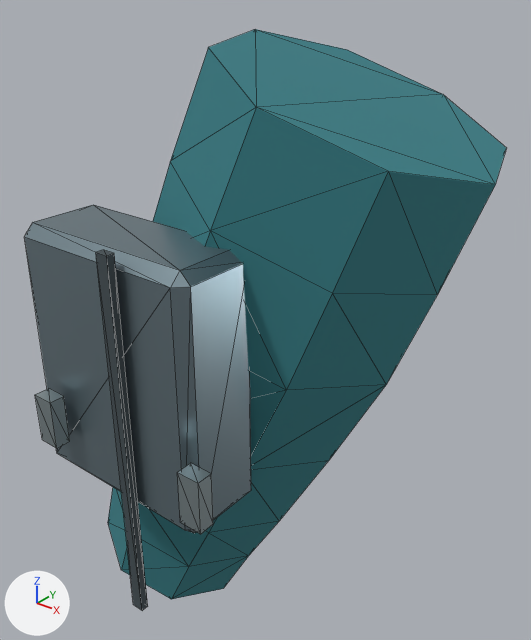
The glTF model Resource/Export/Modules/Outfit_Explorer_Female_Normal_Cuff_R.glb as it was, and as the next commit left it.
Both versions are drawn from a 50 mm lens placed at (-0.206, -0.22, 1.211), pointed at (-0.377, -0.006, 1.079). Lighting does not change. The marker at lower left points along +X, +Y and +Z. The picture after the commit comes second. Mesh edges are drawn as thin lines. Vertices at exactly the same position are counted once.

Objects in the first picture: 'Outfit_Explorer_Female_Normal_Cuff_R'.
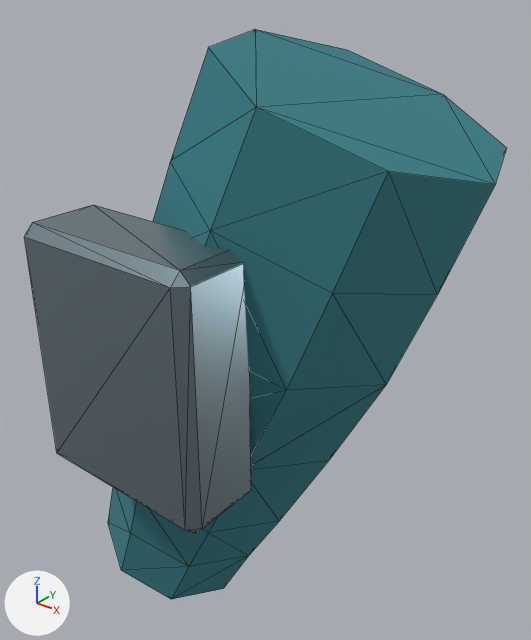
Patch to the scene script:
```diff
--- a/Resource/Export/Modules/Outfit_Explorer_Female_Normal_Cuff_R.glb.py
+++ b/Resource/Export/Modules/Outfit_Explorer_Female_Normal_Cuff_R.glb.py
@@ me_outfit_explorer_female_normal_cuff_r_mesh_001 @@
 # used by ob_outfit_explorer_female_normal_cuff_r; location = (0.0, 0.0, 0.0)
-me_outfit_explorer_female_normal_cuff_r_mesh_001.from_pydata(...)  # 104 vertices, 188 faces; spans x -0.464..-0.289, y -0.091..0.054, z 0.927..1.19
+me_outfit_explorer_female_normal_cuff_r_mesh_001.from_pydata(...)  # 80 vertices, 152 faces; spans x -0.464..-0.289, y -0.082..0.054, z 0.927..1.19
+# me_outfit_explorer_female_normal_cuff_r_mesh_001 part 1: the loose piece of 8 vertices spanning x -0.379..-0.374, y -0.087..-0.084, z 0.985..1.132 is deleted
+# me_outfit_explorer_female_normal_cuff_r_mesh_001 part 2: the loose piece of 8 vertices spanning x -0.418..-0.409, y -0.091..-0.085, z 1.048..1.068 is deleted
+# me_outfit_explorer_female_normal_cuff_r_mesh_001 part 3: the loose piece of 8 vertices spanning x -0.345..-0.336, y -0.091..-0.085, z 1.048..1.068 is deleted
 me_outfit_explorer_female_normal_cuff_r_mesh_001.materials.append(mat_cloth_teal)
 me_outfit_explorer_female_normal_cuff_r_mesh_001.materials.append(mat_steel)
-me_outfit_explorer_female_normal_cuff_r_mesh_001.materials.append(mat_fabric_seam)  # greyish blue #424d52
-me_outfit_explorer_female_normal_cuff_r_mesh_001.materials.append(mat_fastener_titanium)  # grey #a8b6ba
```

Location of each change, [x1, y1, x2, y2] in pixels of the pictures (531 x 640 px):
'Outfit_Explorer_Female_Normal_Cuff_R', reshaped
    before: [24, 29, 506, 611]
    after: [24, 29, 506, 599]
part 1 of me_outfit_explorer_female_normal_cuff_r_mesh_001, deleted
    before: [96, 250, 148, 611]
part 2 of me_outfit_explorer_female_normal_cuff_r_mesh_001, deleted
    before: [35, 388, 70, 448]
part 3 of me_outfit_explorer_female_normal_cuff_r_mesh_001, deleted
    before: [177, 463, 213, 534]
